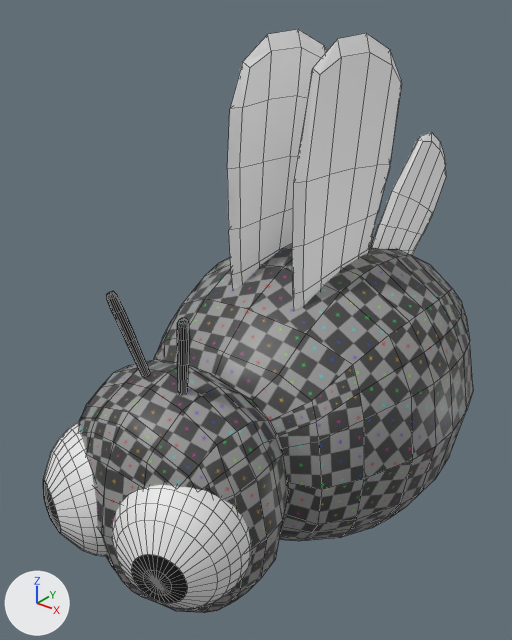
A saved change to the Blender file documents/HyunahKwon/01_works/02_models/practice/bee.blend.
Rendered twice from a 50 mm lens placed at (0.358, -0.569, 0.386), pointed at (-0.024, -0.09, 0.089). The lights are fixed; the arrows at lower left show +X, +Y and +Z. The first picture is the older version. Mesh edges are drawn as thin lines.

Names of what the first picture shows: 'BeeBody', 'Wings'.
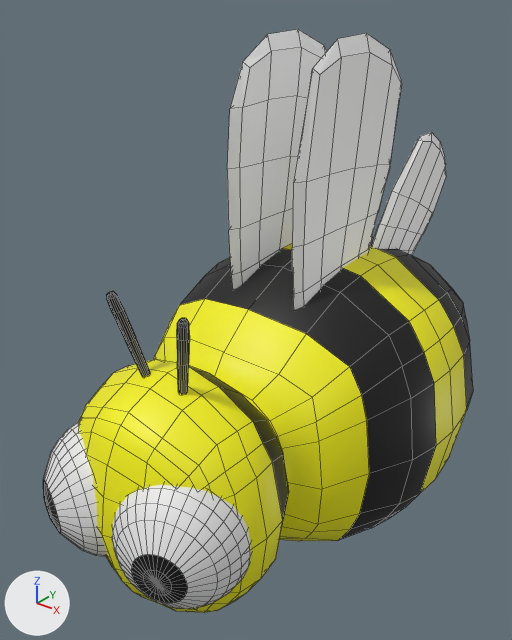
The edits, one by one:
Material 'Material' (mat_material) is new.
Its base color is (0.00399, 0.00399, 0.00399) (black #0d0d0d).
Material 'Material.001' (mat_material_001) is new.
Its base color is (0.909, 0.88, 0.0) (yellow #f5f100).
me_cube_001 is used by ob_beebody; location (0.0, 0.002, 0.0); scale (0.175, 0.175, 0.175).
Verts and faces of me_cube_001; kept vertices keep their numbers, new ones are numbered from 500.
Before the commit, vertices of me_cube_001: 18 (0.0, -1.15, -0.62), 19 (0.0, -1.24, -0.76), 24 (0.0, -0.77, -0.7), 48 (0.78, -0.45, -0.34) at pixel (399, 504), 50 (0.78, -0.45, 0.34) at pixel (411, 396).
Before the commit, vertices of me_cube_001: 94 (0.56, -0.67, -0.54) at pixel (340, 537), 95 (0.56, -0.67, 0.54) at pixel (352, 364), 96 (0.68, -0.73, -0.31) at pixel (356, 519), 97 (0.72, -0.77, 0.0) at pixel (364, 478), 98 (0.68, -0.73, 0.31) at pixel (364, 419).
Before the commit, vertices of me_cube_001: 102 (0.49, -0.9, 0.42) at pixel (311, 400), 147 (0.63, -0.7, 0.42) at pixel (359, 392).
Before the commit, vertices of me_cube_001: 30 (0.5, 0.58, -0.5), 31 (0.5, 0.58, 0.5) at pixel (452, 288), 41 (0.57, 0.68, 0.3) at pixel (466, 316), 42 (0.61, 0.73, 0.0), 43 (0.57, 0.68, -0.3).
Before the commit, vertices of me_cube_001: 44 (0.3, 0.68, -0.57), 45 (0.3, 0.68, 0.57) at pixel (430, 264), 137 (0.54, 0.64, 0.4) at pixel (461, 301), 141 (0.31, 0.81, 0.45), 155 (0.54, 0.65, -0.4).
Before the commit, vertices of me_cube_001: 159 (0.31, 0.81, -0.45).
me_cube_001 had 500 vertices, 430 faces and spanned x 0.0..0.89, y -1.85..1.05, z -0.89..0.97.
me_cube_001 now has 500 vertices, 432 faces and spans x 0.0..0.89, y -1.85..1.05, z -0.89..0.97.
Part 1, on me_cube_001:
Vertex 18 moves to (0.0, -1.13, -0.6).
Vertex 19 moves to (0.0, -1.24, -0.75).
Vertex 48 moves to (0.78, -0.45, -0.33), pixel (399, 503).
Vertex 24 moves to (0.0, -0.74, -0.71).
Vertex 50 moves to (0.78, -0.45, 0.33), pixel (411, 398).
Vertex 94 moves to (0.56, -0.7, -0.54), pixel (337, 540).
Vertex 95 moves to (0.56, -0.7, 0.54), pixel (349, 366).
Vertex 96 moves to (0.68, -0.7, -0.28), pixel (359, 513).
Vertex 97 moves to (0.72, -0.72, 0.0), pixel (369, 473).
Vertex 98 moves to (0.68, -0.7, 0.29), pixel (366, 420).
Vertex 102 moves to (0.49, -0.9, 0.44), pixel (312, 397).
Vertex 147 moves to (0.64, -0.7, 0.41), pixel (361, 395).
Part 2, on me_cube_001:
Faces deleted: (31, 137, 141, 45), (30, 44, 159, 155).
Vertex 41 moves to (0.59, 0.64, 0.3), pixel (466, 318).
Vertex 42 moves to (0.65, 0.64, 0.0).
Vertex 43 moves to (0.57, 0.64, -0.3).
Vertex 137 moves to (0.56, 0.64, 0.4), pixel (463, 302).
New faces: (45, 137, 141), (44, 159, 155) (mat_material_001 (yellow #f5f100), smooth).
New faces: (31, 137, 45), (30, 44, 155) (mat_material (black #0d0d0d), smooth).
me_cube_001 part 3: 112 faces spanning x 0.0..0.89, y -1.8..1.05, z -0.89..0.89 switch from mat_beebody (picture img_beebody) to mat_material_001 (yellow #f5f100).
me_cube_001 part 4: 51 faces spanning x 0.0..0.88, y -1.25..0.73, z -0.88..0.88 switch from mat_beebody (picture img_beebody) to mat_material (black #0d0d0d).

Boxes (x1, y1, x2, y2) around the edits, measured in the pictures (512 x 640 px; the box of a moved part takes in the faces that stretch with it):
part 1 of me_cube_001, moved or reshaped
    both: (156, 264, 436, 541)
part 2 of me_cube_001, built on
    both: (448, 289, 470, 339)
part 3 of me_cube_001, recoloured (grey to yellow)
    both: (79, 243, 467, 613)
part 4 of me_cube_001, recoloured (grey to black)
    both: (183, 241, 473, 550)
